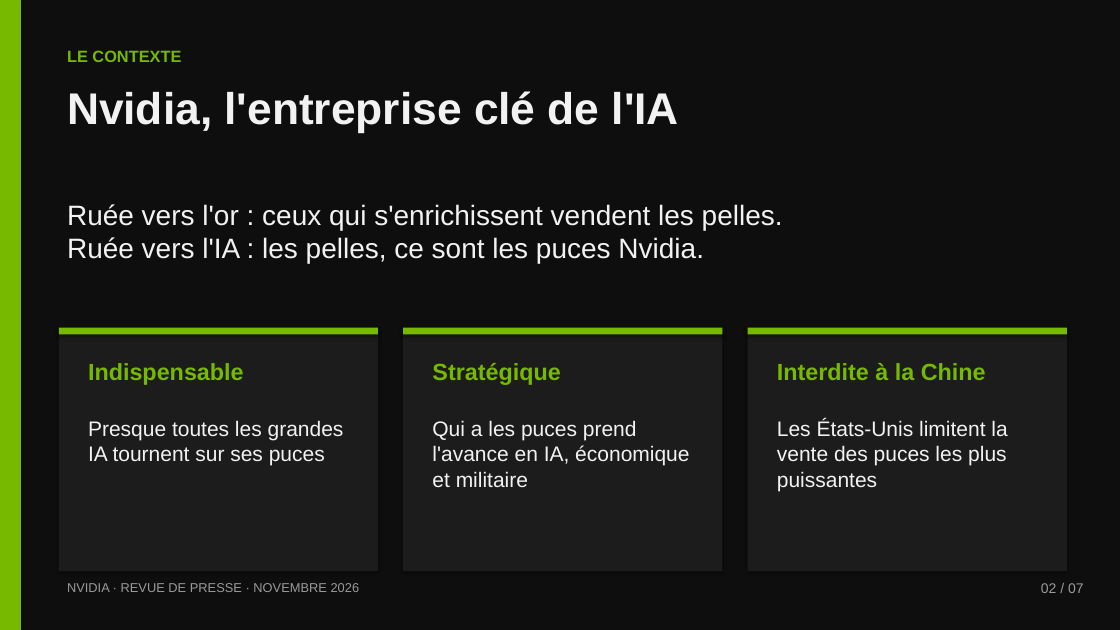
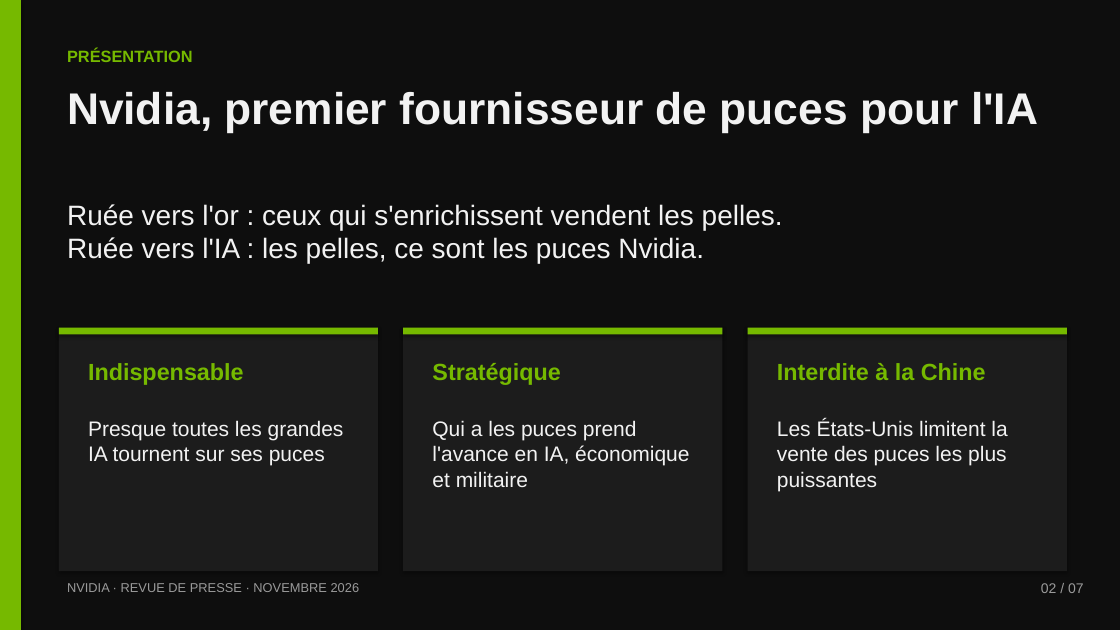
Before and after one commit to dehamnaadam-hue/Encole, a slide deck: slide 2 of nvidia/Nvidia-revue-de-presse.pptx. Drawn at 1120x630 pixels with LibreOffice and Linux fonts; fonts in the diff are those of the drawing. Boxes give left, top, right and bottom in pixels: in the first picture for what was removed or moved away, otherwise in the second. Text is boxed around its words. In the diff, an @@ line names an element or a change of style, - is before the commit and + after.

```diff
--- a/nvidia/Nvidia-revue-de-presse.pptx
+++ b/nvidia/Nvidia-revue-de-presse.pptx
@@ text at [67, 49, 193, 62]: text changed @@
-LE CONTEXTE
+PRÉSENTATION
@@ text at [67, 92, 1038, 132]: text changed @@
-Nvidia, l'entreprise clé de l'IA
+Nvidia, premier fournisseur de puces pour l'IA
```
Also in this commit, not shown: 6 other slides changed, 1 other file.
